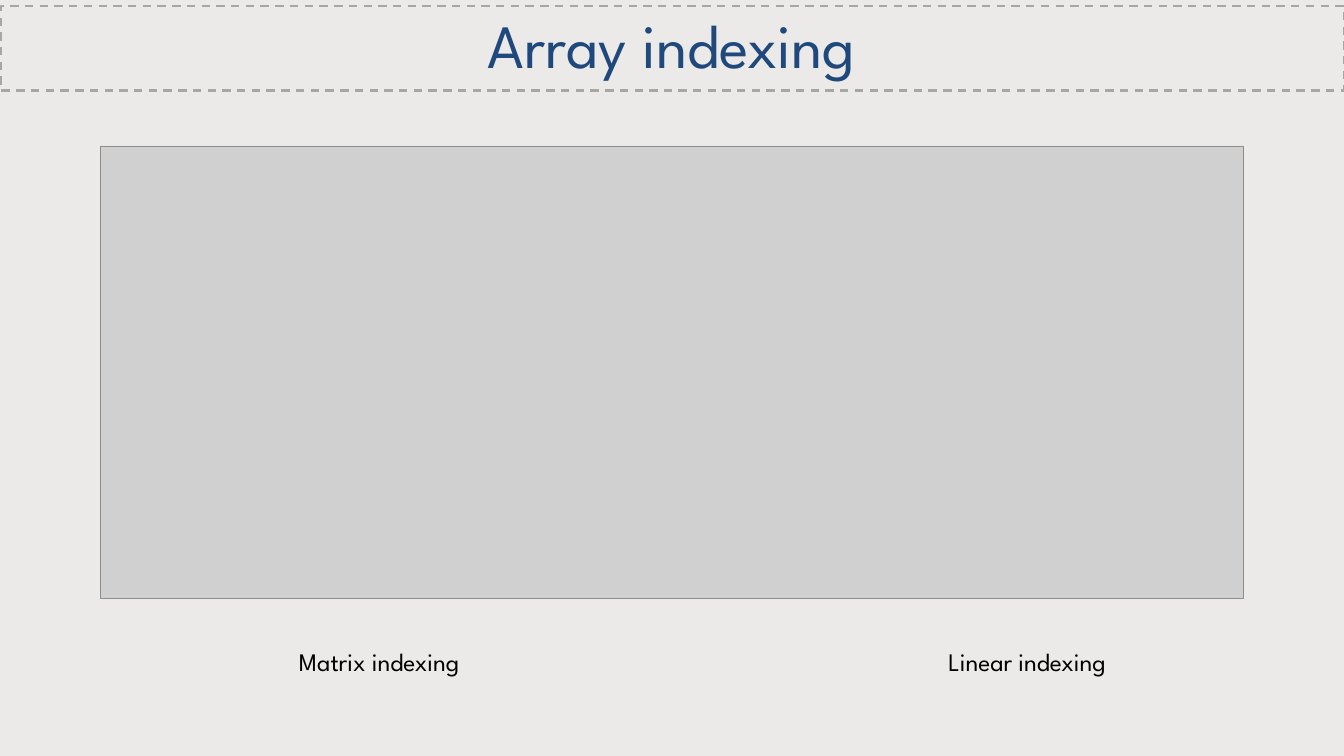
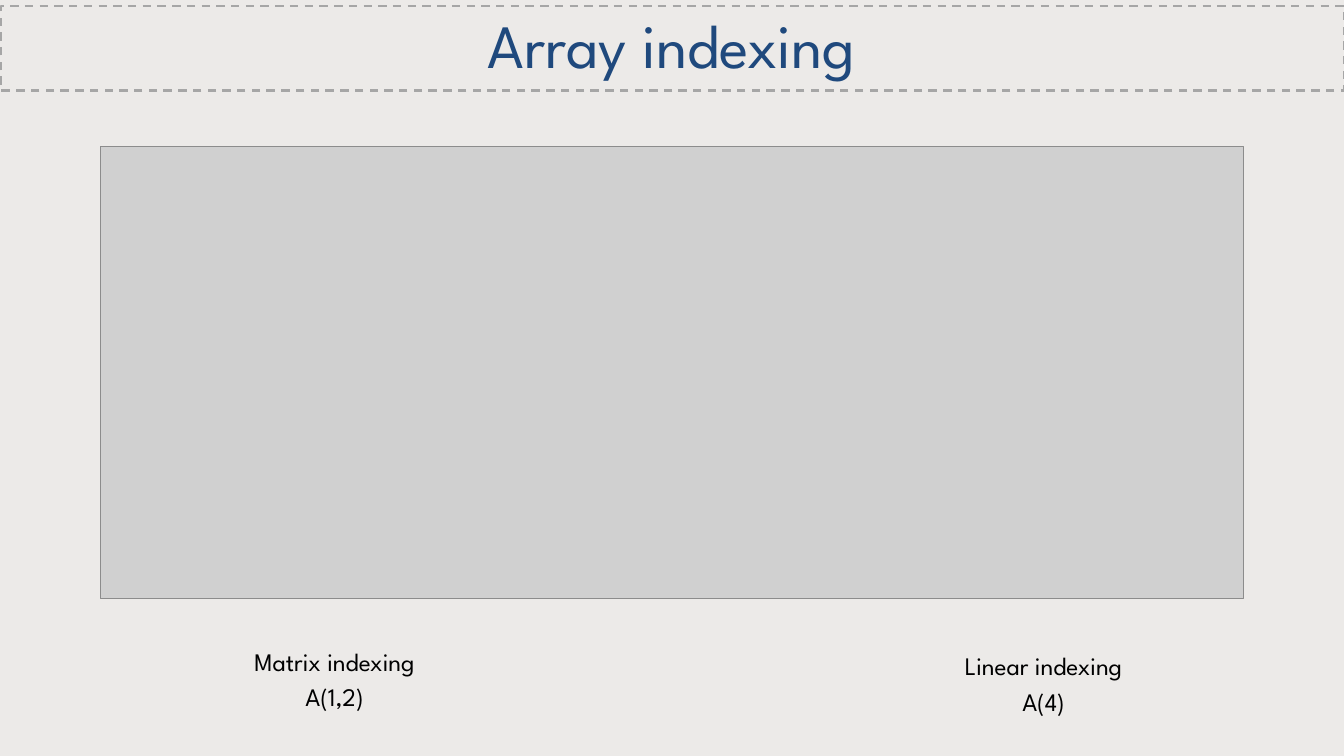
Before and after one commit to CatchmentSci/GEO8026, a slide deck: slide 17 of Block 01/slides/GEO8026_202122_Lecture1.pptx (slide 15 before the commit). Drawn at 1344x756 pixels with LibreOffice and Linux fonts; fonts in the diff are those of the drawing; grey boxes stand for pictures. Boxes give left, top, right and bottom in pixels: in the first picture for what was removed or moved away, otherwise in the second. Text is boxed around its words. In the diff, an @@ line names an element or a change of style, - is before the commit and + after.

```diff
--- a/Block 01/slides/GEO8026_202122_Lecture1.pptx
+++ b/Block 01/slides/GEO8026_202122_Lecture1.pptx
@@ text at [254,653,414,711]: text changed @@
-Matrix indexing Linear indexing
+Matrix indexing
+A(1,2)
@@ text added at [965,657,1122,716], 18 pt, text #000000 @@
+Linear indexing
+A(4)
```
Also in this commit, not shown: 4 other slides changed, 5 slides added, 1 slide removed, 3 other files.
